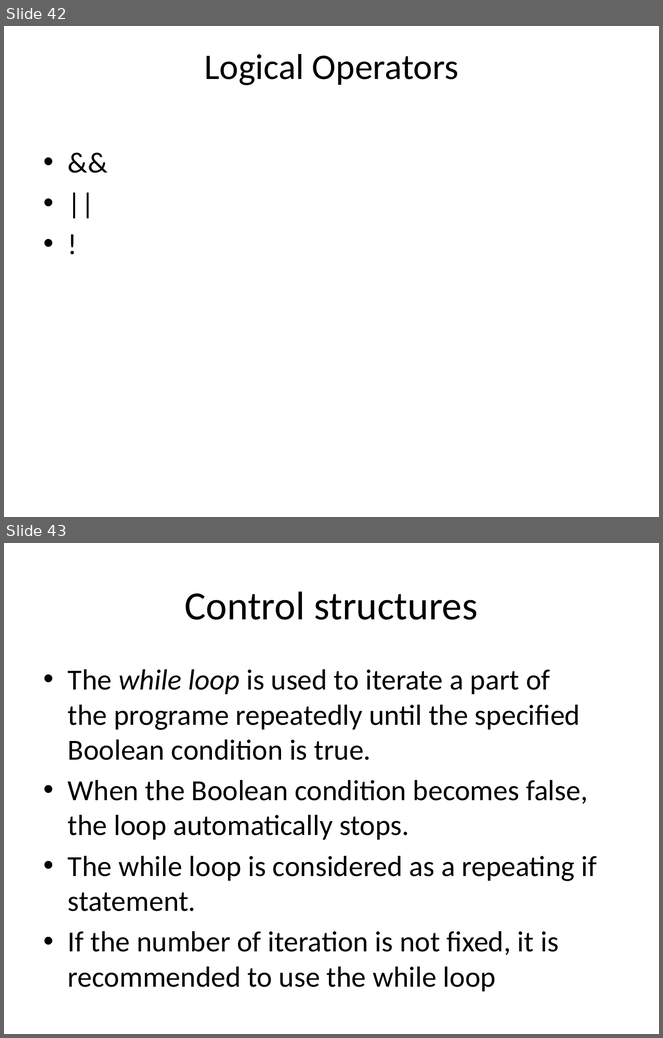
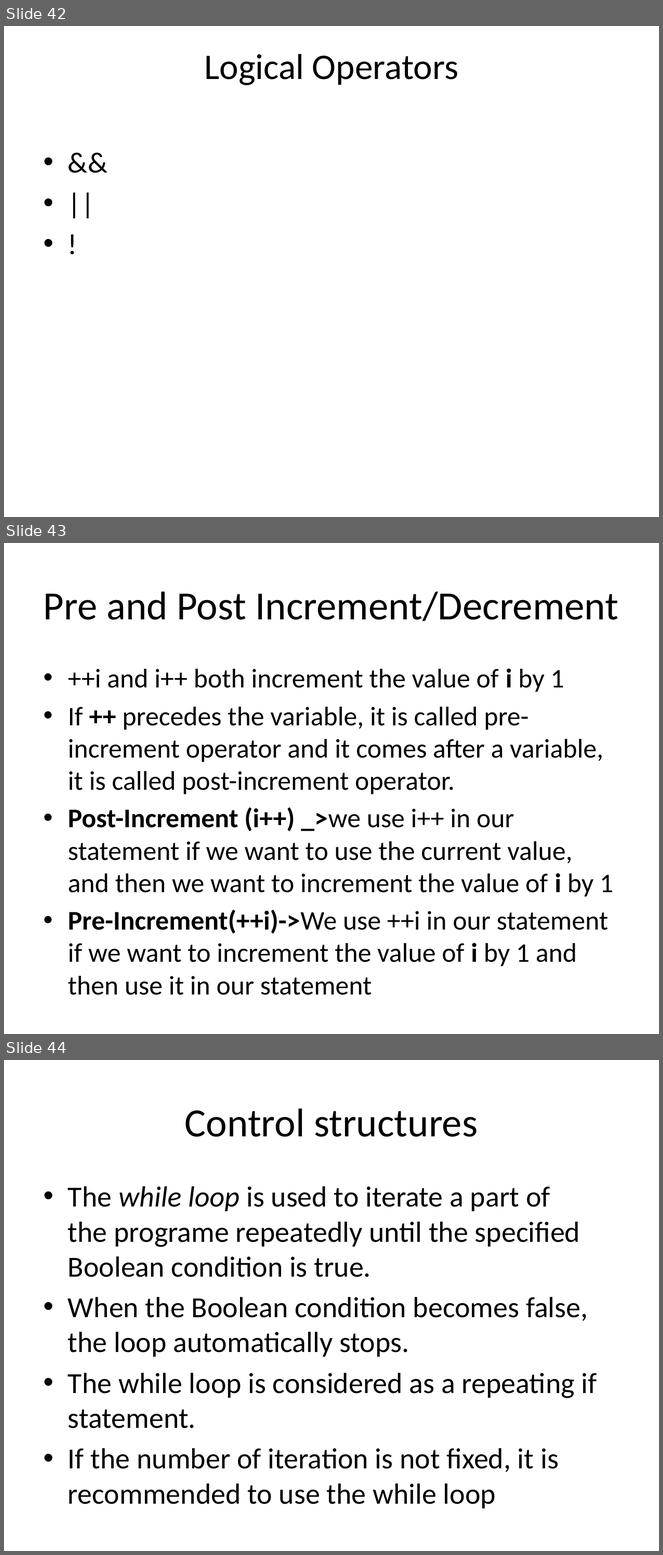
Before and after one commit to BesantJ2ee/Java_09_July_2022_10_30_Batch, a slide deck: PowerPoints/Module_3/Module3_Fundamental_of_Java_Programming.pptx. Shown one above the other, each under a label of ours: slides 42 and 43 before the commit, slides 42, 43 and 44 after it. The pictures are 663x1038 and 663x1555 pixels, drawn with LibreOffice and Linux fonts; fonts in the diff are those of the drawing. Boxes give left, top, right and bottom in pixels: in the first picture for what was removed or moved away, otherwise in the second. Text is boxed around its words. In the diff, an @@ line names an element or a change of style, - is before the commit and + after.

Commit message:
fsfsfs

```diff
--- a/PowerPoints/Module_3/Module3_Fundamental_of_Java_Programming.pptx
+++ b/PowerPoints/Module_3/Module3_Fundamental_of_Java_Programming.pptx
@@ slide 43 added at [4, 543, 659, 1034], background #FFFFFF @@
@@ title added at [44, 591, 619, 622], 44 pt, text #000000 @@
+Pre and Post Increment/Decrement
@@ text added at [68, 668, 613, 967], 29.6 pt, text #000000 @@
+• ++i and i++ both increment the value of i by 1
+• If ++ precedes the variable, it is called pre-increment operator and it comes after a variable, it is called post-increment operator.
+• Post-Increment (i++) _>we use i++ in our statement if we want to use the current value, and then we want to increment the value of i by 1
+• Pre-Increment(++i)->We use ++i in our statement if we want to increment the value of i by 1 and then use it in our statement
@@ what was slide 43 is now slide 44 @@
```
